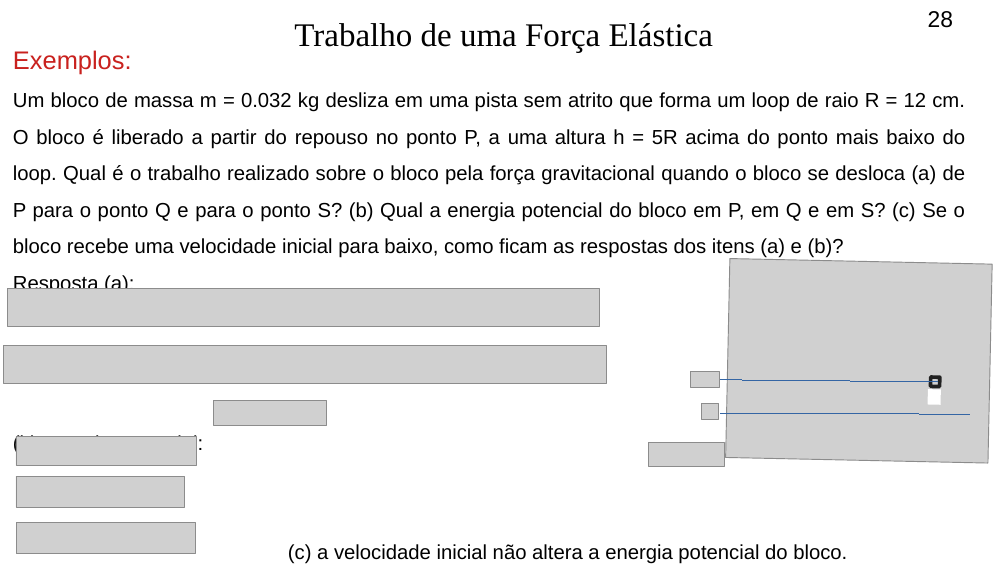
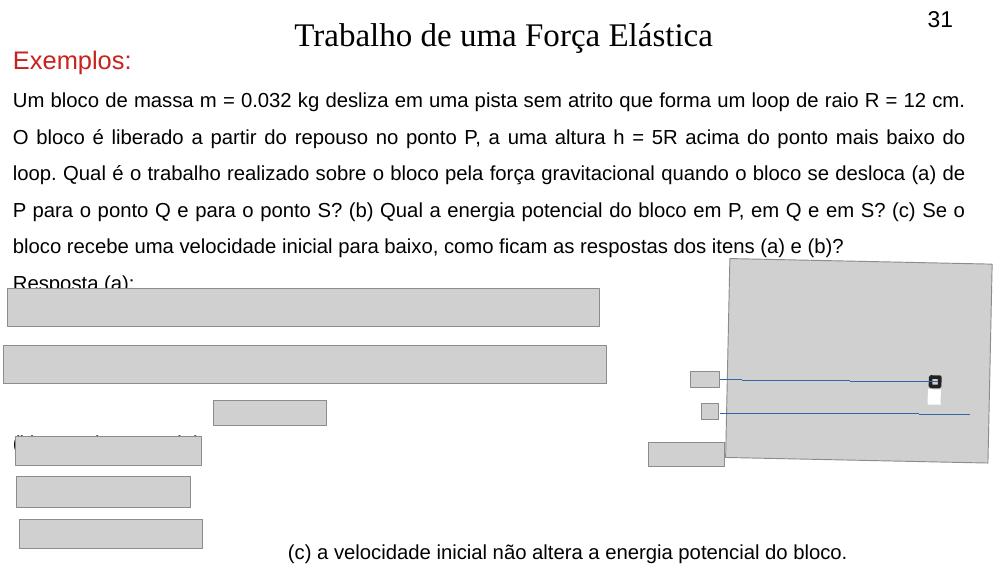
Before and after one commit to lgcrego/cursos, a slide deck: slide 31 of Fisica-1/parte3/EPotencial-1.odp (slide 28 before the commit). Drawn at 1008x567 pixels with LibreOffice and Linux fonts; fonts in the diff are those of the drawing; grey boxes stand for pictures; background and template pictures are left out. Boxes give left, top, right and bottom in pixels: in the first picture for what was removed or moved away, otherwise in the second. Text is boxed around its words. In the diff, an @@ line names an element or a change of style, - is before the commit and + after.

```diff
--- a/Fisica-1/parte3/EPotencial-1.odp
+++ b/Fisica-1/parte3/EPotencial-1.odp
@@ page number at (x1=928, y1=11, x2=953, y2=28): text changed @@
-28
+31
@@ picture resized from (x1=16, y1=436, x2=196, y2=466) to (x1=16, y1=437, x2=201, y2=466) @@
@@ picture resized from (x1=16, y1=477, x2=185, y2=508) to (x1=16, y1=477, x2=191, y2=508) @@
@@ picture moved from (x1=16, y1=523, x2=196, y2=554) to (x1=19, y1=520, x2=202, y2=549) @@
```
Also in this commit, not shown: 1 other slide changed, 3 slides added, 1 other file.
